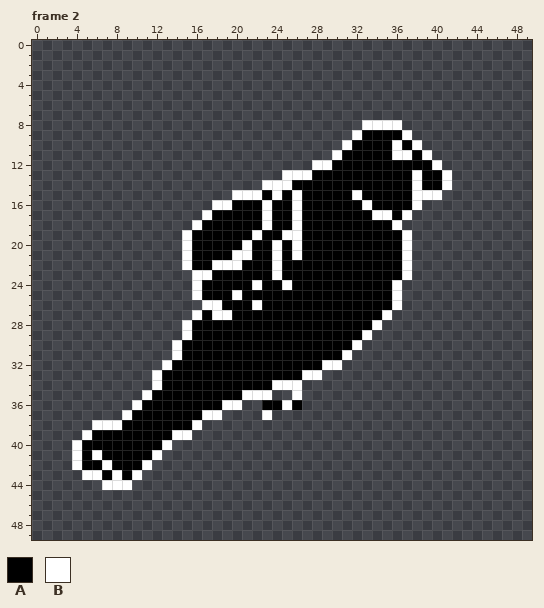
Pixel-art file -- Assets/Aseprite/New/Guano.aseprite. Above: the version before the commit.
50x50 pixels, 4 frames. Shown: frame 2. The commit also changed other frames, which this record leaves out.
Visible layers, top first: "Wings", "Body", "Feet".
Palette (. is transparent): A #000000  B #ffffff
Pixels before, frame 2 (only the part around the change), first column x 2:
 5 ................................................
 6 ................................................
 7 ................................................
 8 ...............................BBBB.............
 9 ..............................BAAAAB............
10 .............................BAAAABAB...........
11 ............................BAAAAABBAB..........
12 ..........................BBAAAAAAAAAAB.........
13 .......................BBBAAAAAAAAAABAAB........
14 .....................BBBAAAAAAAAAAAABAAB........
15 ..................BBBABABAAAAABAAAAABBB.........
16 ................BBAAABAABAAAAAABAAAAB...........
17 ...............BAAAAABAABAAAAAAABBAB............
18 ..............BAAAAAABAABAAAAAAAAAB.............
19 .............BAAAAAABAABBAAAAAAAAAAB............
20 .............BAAAAABAABABAAAAAAAAAAB............
21 .............BAAAABBAABABAAAAAAAAAAB............
22 .............BAABBBAAABAAAAAAAAAAAAB............
23 ..............BBAAAAAABAAAAAAAAAAAAB............
24 ..............BAAAAABAABAAAAAAAAAAB.............
25 ..............BAAABAAAAAAAAAAAAAAAB.............
26 ...............BBAAABAAAAAAAAAAAAAB.............
27 ..............BABBAAAAAAAAAAAAAAAB..............
28 .............BAAAAAAAAAAAAAAAAAAB...............
29 .............BAAAAAAAAAAAAAAAAAB................
30 ............BAAAAAAAAAAAAAAAAAB.................
31 ............BAAAAAAAAAAAAAAAAB..................
32 ...........BAAAAAAAAAAAAAAABB...................
33 ..........BAAAAAAAAAAAAAABB.....................
34 ..........BAAAAAAAAAAABBB.......................
35 .........BAAAAAAAAABBB..B.......................
36 ........BAAAAAAAABB..AABA.......................
37 .......BAAAAAAABB....B..........................
38 ....BBBAAAAAAAB.................................
39 ...BAAAAAAAABB..................................
40 ..BAAAAAAAAB....................................
41 ..BABAAAAAB.....................................
42 ..BAABAAAB......................................
43 ...BBABAB.......................................
44 .....BBB........................................
45 ................................................
46 ................................................
47 ................................................
Now the later version:
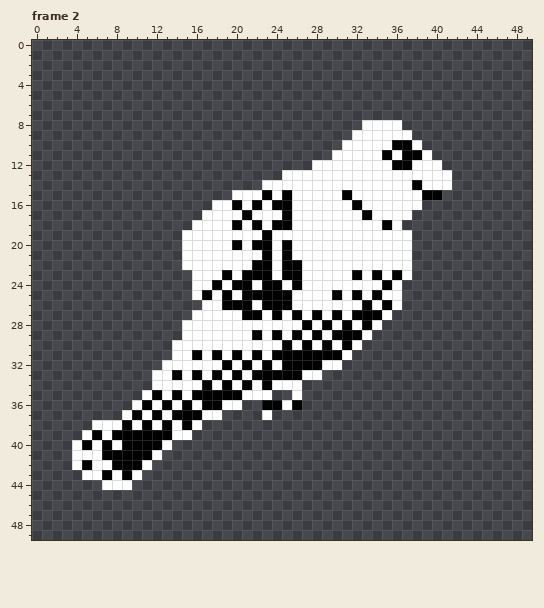
Commit: Update Guano Char ase.
Edits made:
layer "Detailed/Body" added
layer "Detailed/Wings" added
layer "Body" removed
layer "Wings" removed
Frame 2, layers "Detailed/Wings", "Detailed/Body":
y 9: x 33..36 AAAA -> BBBB
y 10: x 32..36 AAAAB -> BBBBA
y 11: x 31..34 AAAA -> BBBB; x 37 B -> A
y 12: x 30..35 AAAAAA -> BBBBBB; x 38..39 AA -> BB
y 13: x 28..37 AAAAAAAAAA -> BBBBBBBBBB; x 39..40 AA -> BB
y 14: x 26..40 AAAAAAAAAAAABAA -> BBBBBBBBBBBBABB
y 15: x 27..30 AAAA -> BBBB; x 33..37 AAAAA -> BBBBB; x 39..40 BB -> AA
y 16: x 21 A -> B; x 27..31 AAAAA -> BBBBB; x 34..37 AAAA -> BBBB
y 17: x 18..20 AAA -> BBB; x 22 A -> B; x 24 A -> B; x 27..32 AAAAAA -> BBBBBB; x 36 A -> B
y 18: x 17..19 AAA -> BBB; x 21 A -> B; x 27..34 AAAAAAAA -> BBBBBBBB
y 19: x 16..21 AAAAAA -> BBBBBB; x 24 A -> B; x 27..36 AAAAAAAAAA -> BBBBBBBBBB
y 20: x 16..19 AAAA -> BBBB; x 27..36 AAAAAAAAAA -> BBBBBBBBBB
y 21: x 16..19 AAAA -> BBBB; x 22 A -> B; x 27..36 AAAAAAAAAA -> BBBBBBBBBB
y 22: x 16..17 AA -> BB; x 21 A -> B; x 27..36 AAAAAAAAAA -> BBBBBBBBBB
y 23: x 18 A -> B; x 20 A -> B; x 27..31 AAAAA -> BBBBB; x 33 A -> B; x 35 A -> B
y 24: x 17 A -> B; x 19 A -> B; x 27..34 AAAAAAAA -> BBBBBBBB
y 25: x 18 A -> B; x 26..29 AAAA -> BBBB; x 31 A -> B; x 33 A -> B; x 35 A -> B
y 26: x 26..32 AAAAAAA -> BBBBBBB; x 34 A -> B
y 27: x 17 A -> B; x 20 A -> B; x 23 A -> B; x 25 A -> B; x 27 A -> B; x 29 A -> B; x 31 A -> B
y 28: x 16..26 AAAAAAAAAAA -> BBBBBBBBBBB; x 28 A -> B; x 30 A -> B; x 32 A -> B
y 29: x 16..21 AAAAAA -> BBBBBB; x 23 A -> B; x 25 A -> B; x 27 A -> B; x 29 A -> B
y 30: x 15..24 AAAAAAAAAA -> BBBBBBBBBB; x 26 A -> B; x 28 A -> B; x 30 A -> B
y 31: x 15 A -> B; x 17 A -> B; x 19 A -> B; x 21 A -> B; x 23 A -> B
y 32: x 14..18 AAAAA -> BBBBB; x 20 A -> B; x 22 A -> B; x 24 A -> B
y 33: x 13 A -> B; x 15 A -> B; x 17 A -> B; x 19 A -> B; x 21 A -> B
y 34: x 13..16 AAAA -> BBBB; x 18 A -> B; x 20 A -> B; x 22 A -> B
y 35: x 13 A -> B; x 15 A -> B
y 36: x 12 A -> B; x 14 A -> B; x 16 A -> B
y 37: x 11 A -> B; x 13 A -> B
y 38: x 10 A -> B; x 12 A -> B; x 14 A -> B
y 39: x 7 A -> B
y 40: x 6 A -> B; x 8 A -> B
y 41: x 5 A -> B
y 42: x 6 A -> B
Boxes around the changes in both pictures, in picture pixels (x1, y1, x2, y2):
changed: (82, 130, 442, 470)
